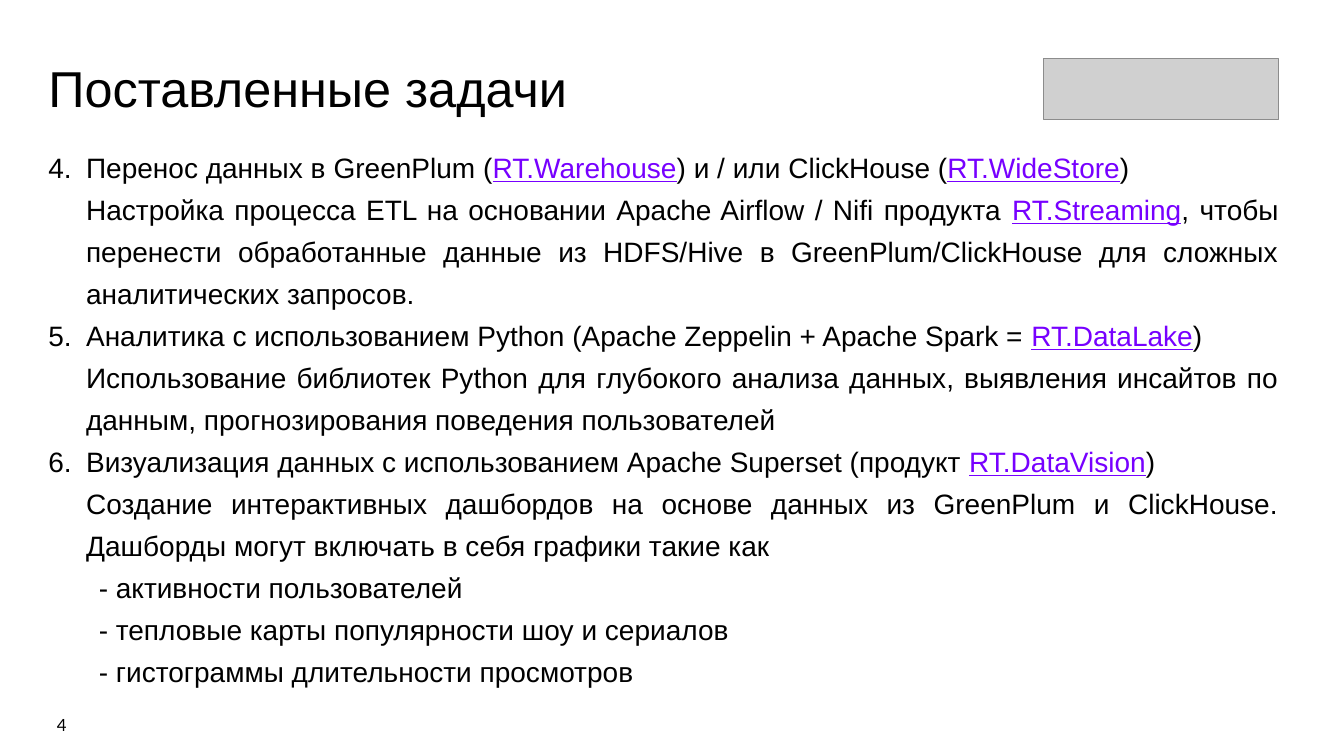
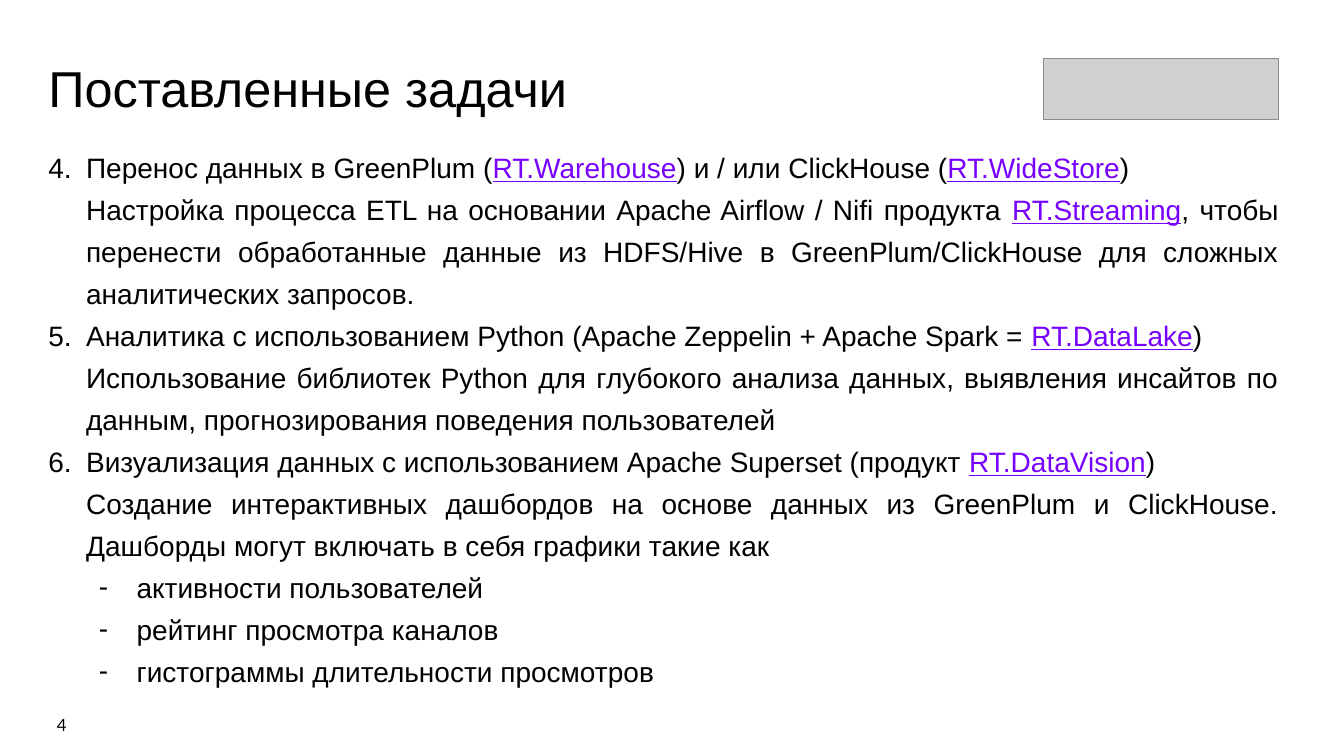
Before and after one commit to Olmeor/Data-engineer_Rostelecom_programming_school, a slide deck: slide 4 of Сertification/presentation.pptx. Drawn at 1344x756 pixels with LibreOffice and Linux fonts; fonts in the diff are those of the drawing; grey boxes stand for pictures. Boxes give left, top, right and bottom in pixels: in the first picture for what was removed or moved away, otherwise in the second. Text is boxed around its words. In the diff, an @@ line names an element or a change of style, - is before the commit and + after.

Commit message:
feat: update presentation

```diff
--- a/Сertification/presentation.pptx
+++ b/Сertification/presentation.pptx
@@ text at (137, 577, 654, 687): text changed @@
-- активности пользователей
-- тепловые карты популярности шоу и сериалов
-- гистограммы длительности просмотров
+– активности пользователей
+– рейтинг просмотра каналов
+– гистограммы длительности просмотров
```
Also in this commit, not shown: 1 other file.
